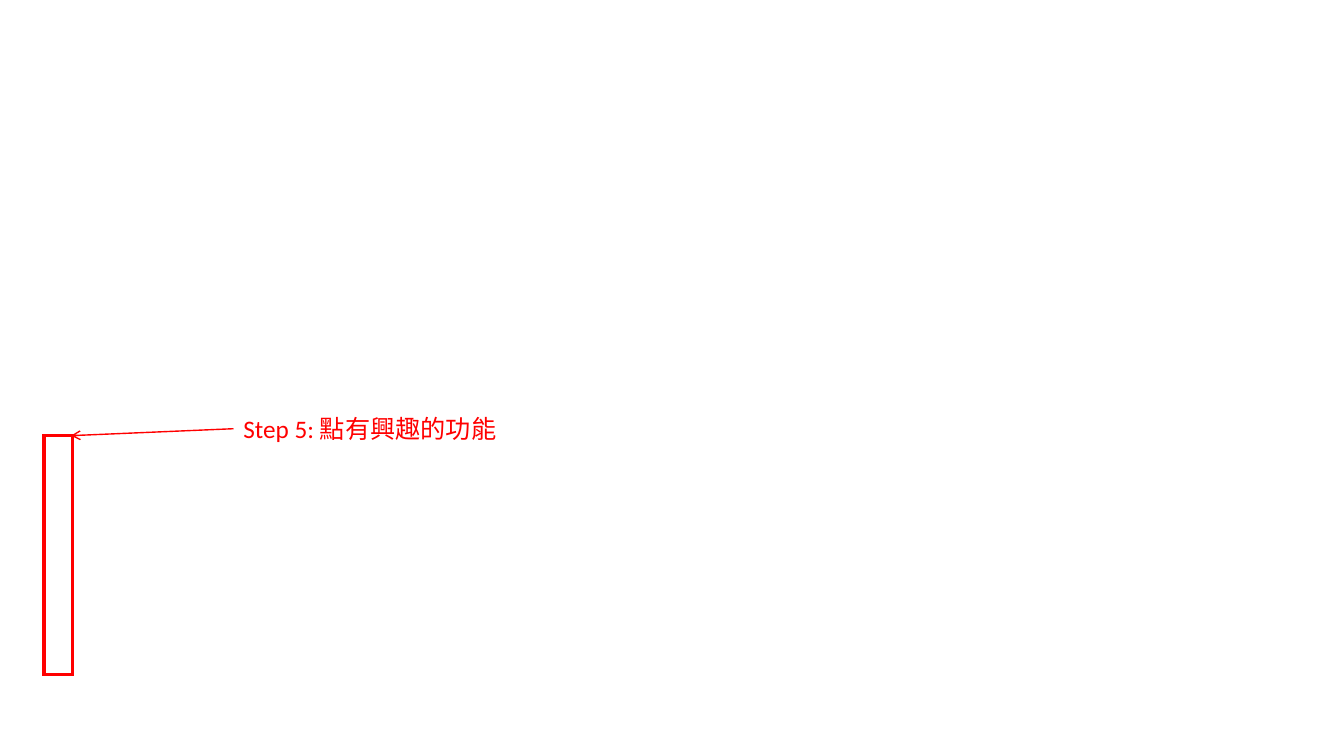
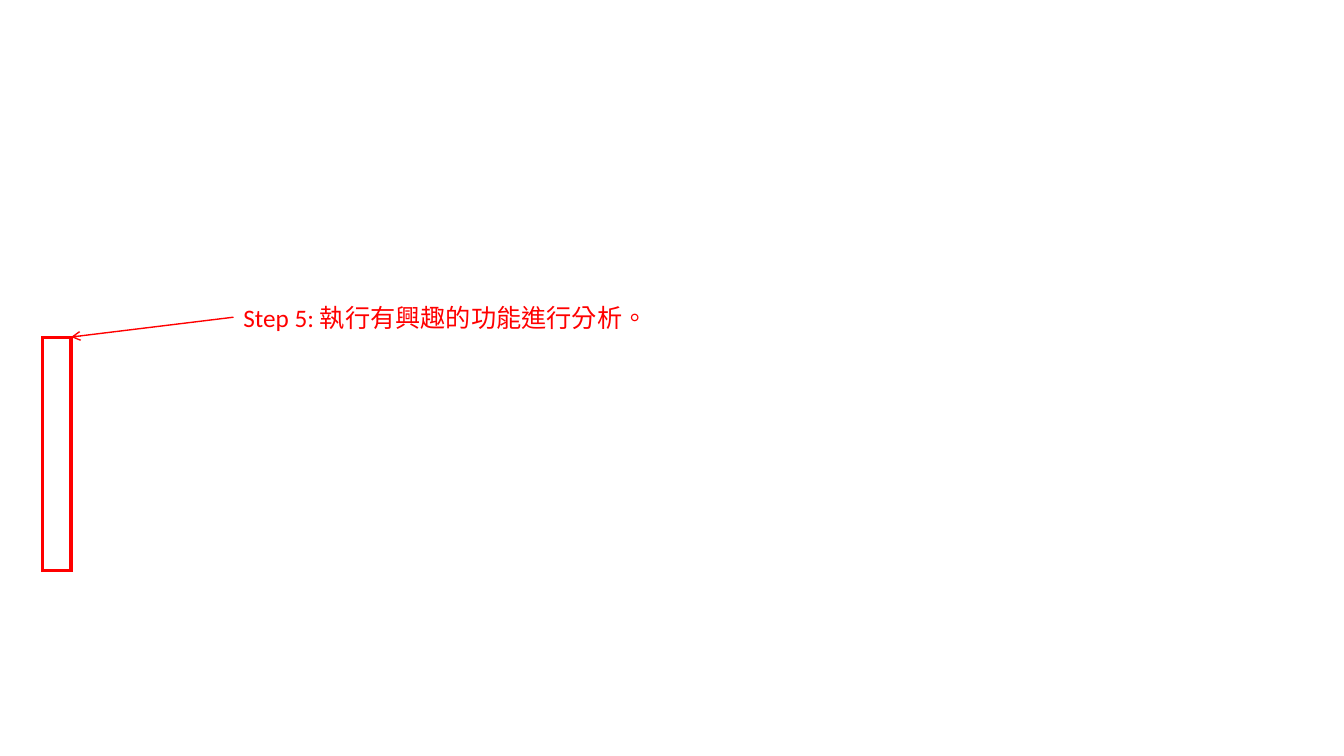
Before and after one commit to gj94fu4/gj94fu4.github.io, a slide deck: slide 7 of project/starlux-aod/航班準時率分析程式使用說明.pptx (slide 6 before the commit). Drawn at 1344x756 pixels with LibreOffice and Linux fonts; fonts in the diff are those of the drawing; background and template pictures are left out. Boxes give left, top, right and bottom in pixels: in the first picture for what was removed or moved away, otherwise in the second. Text is boxed around its words. In the diff, an @@ line names an element or a change of style, - is before the commit and + after.

```diff
--- a/project/starlux-aod/航班準時率分析程式使用說明.pptx
+++ b/project/starlux-aod/航班準時率分析程式使用說明.pptx
@@ arrow moved from (234, 429) - (71, 436) to (234, 318) - (71, 337) @@
@@ text at [243, 305, 648, 331]: text changed @@
-Step 5: 點有興趣的功能
+Step 5: 執行有興趣的功能進行分析。
@@ rectangle: place and size @@
-rectangle at [44, 436, 73, 675]
+rectangle at [42, 338, 71, 571]
```
Also in this commit, not shown: 6 other slides changed, 10 slides added, 3 slides removed, 45 other files.
